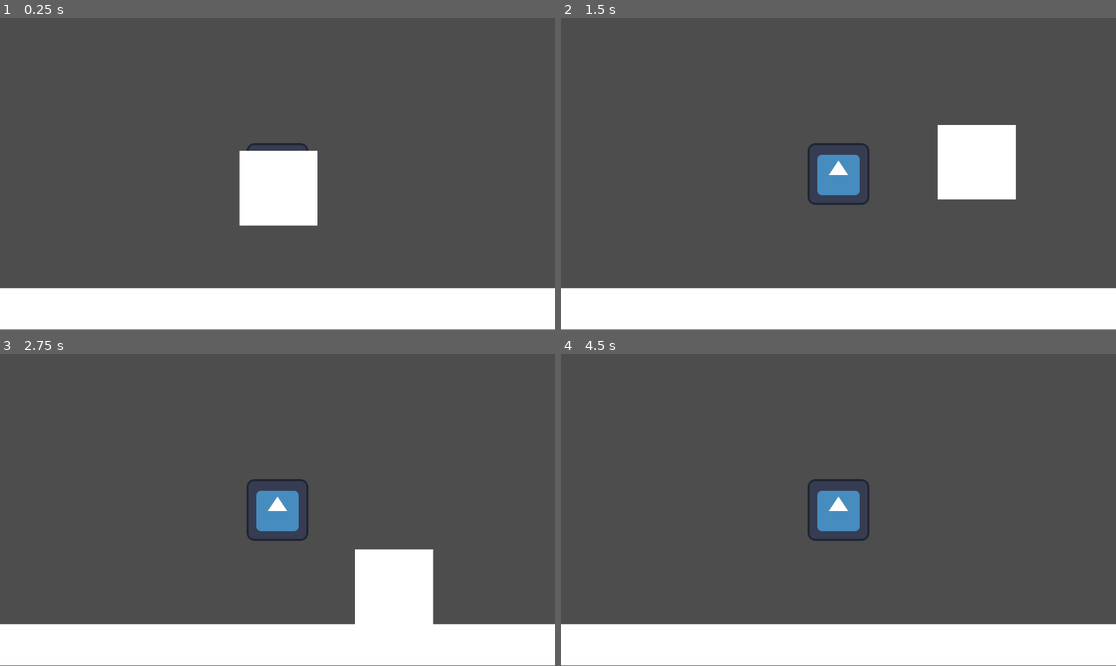
Above: before the commit, frames 1-4 (two rows, left to right).
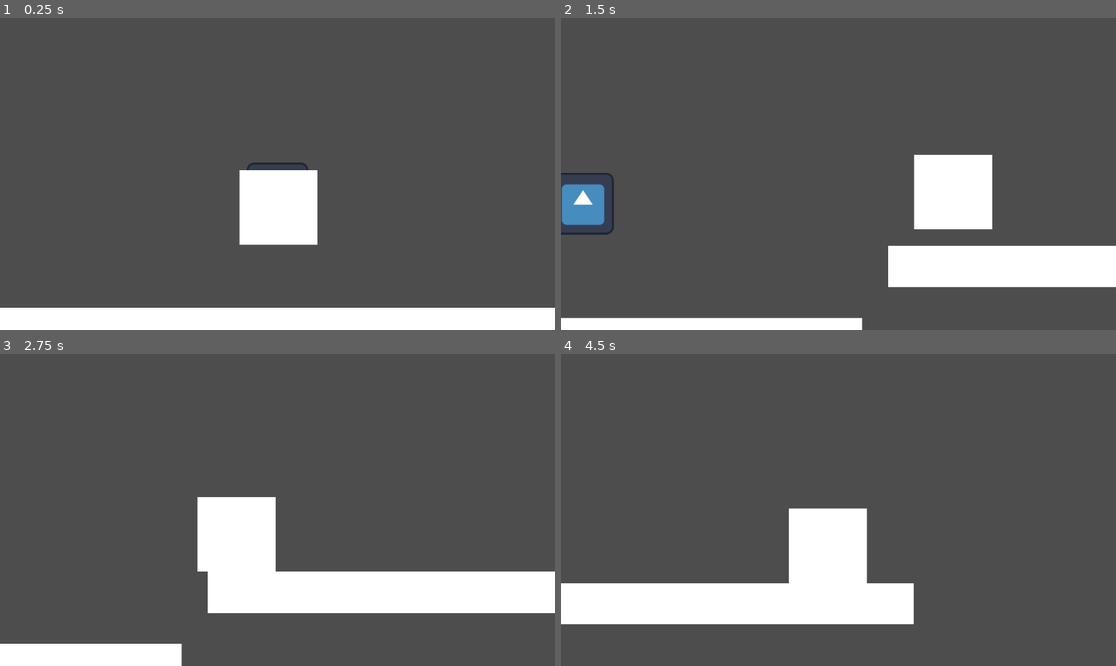
Above: after the commit, the same moments.

Repository: ComradeJustin/game
Game: Godot game, scene res://scenes/node_2d.tscn
Two runs of this game, one before a commit and one after it. Both use one fixed random seed, a clock stepped at 60 frames per second and the inputs below. The engine's default icon, where the game draws it, is replaced by a stand-in: a white triangle on a blue panel in a dark square.
Inputs:
- Up to frame 1 (0.25 s): no input
- Up to frame 2 (1.5 s): tap Enter (ui_accept) at 0.5 s; hold D (move_right) from 0.53 s (still down); tap Shift (Dash, bound only after the commit) at 0.6, 1.35 s; tap Space (jump) at 0.77 s
- Up to frame 3 (2.75 s): tap Space (jump) at 1.52 s; release D (move_right) at 2.03 s; hold A (move_left) from 2.03 s (still down); tap Shift (Dash, bound only after the commit) at 2.1 s
- Up to frame 4 (4.5 s): release A (move_left) at 2.78 s; hold D (move_right) 2.78-4.28 s; tap Shift (Dash, bound only after the commit) at 2.85, 3.6, 4.35 s; tap Space (jump) at 3.02, 3.77 s; hold A (move_left) from 4.28 s (still down)

The runs differ from the first frame. In frame 1, 8.6% of the frame differs, in the area x 0-100%, y 40-100%; in frame 2, 24%; in frame 3, 23%; in frame 4, 26%.

Commit message:
Dashing stuff
I made the dash keybind, it is currently shift but you can change it

Diff:
--- a/project.godot
+++ b/project.godot
@@ -42,6 +42,11 @@
 , Object(InputEventKey,"resource_local_to_scene":false,"resource_name":"","device":-1,"window_id":0,"alt_pressed":false …(186 unchanged characters)…
 ]
 }
+Dash={
+"deadzone": 0.5,
+"events": [Object(InputEventKey,"resource_local_to_scene":false,"resource_name":"","device":-1,"window_id":0,"alt_pressed":false,"shift_pressed":false,"ctrl_pressed":false,"meta_pressed":false,"pressed":false,"keycode":0,"physical_keycode":4194325,"key_label":0,"unicode":0,"location":0,"echo":false,"script":null)
+]
+}
 
 [rendering]
 
--- a/scenes/Systems/Entitydata.gd
+++ b/scenes/Systems/Entitydata.gd
@@ -8,6 +8,7 @@
 var current_dimension: bool
 var jump_strength: float
 var gravity: float
+var dash_vel: float
 func get_current_dimension() -> String:
 	if self.current_dimension == true:
 		return "%s is in Light dimension" % self.name
--- a/scenes/Systems/Player.gd
+++ b/scenes/Systems/Player.gd
@@ -4,7 +4,7 @@
 # Called when the node enters the scene tree for the first time.
 func _ready() -> void:
 	self.movement_spd = 300.0
-	# self.gravity = 9.81 * 1.0 * pow(1,2)
+	self.dash_vel = 100
 	pass # Replace with function body.
 
 
@@ -18,10 +18,12 @@
 
 		var input_dir := Input.get_axis("move_left", "move_right")
 		if input_dir:
-			self.velocity.x = input_dir * movement_spd
+			self.velocity.x = input_dir * movement_spd * delta * dash_vel
 		else:
 			velocity.x = move_toward(velocity.x, 0, movement_spd)
 
+		if Input.is_action_just_pressed("Dash") and !is_on_floor():
+			self.velocity.x = input_dir * movement_spd / delta
 
 		move_and_slide()
 
--- a/scenes/node_2d.tscn
+++ b/scenes/node_2d.tscn
@@ -28,9 +28,6 @@
 hit_from_inside = true
 collide_with_areas = true
 
-[node name="Camera2D" type="Camera2D" parent="."]
-position = Vector2(20, 0)
-
 [node name="StaticBody2D" type="StaticBody2D" parent="."]
 position = Vector2(0, 238)
 
@@ -56,3 +53,19 @@
 position = Vector2(2, 0.500004)
 scale = Vector2(162, 155)
 mesh = SubResource("BoxMesh_gm47q")
+
+[node name="Camera2D" type="Camera2D" parent="CharacterBody2D"]
+offset = Vector2(0, -50)
+position_smoothing_enabled = true
+
+[node name="StaticBody2D2" type="StaticBody2D" parent="."]
+position = Vector2(1210, 88)
+
+[node name="MeshInstance2D" type="MeshInstance2D" parent="StaticBody2D2"]
+position = Vector2(21, 42.25)
+scale = Vector2(1156, 85.5)
+mesh = SubResource("BoxMesh_4x127")
+
+[node name="CollisionShape2D" type="CollisionShape2D" parent="StaticBody2D2"]
+position = Vector2(21.5, 42)
+shape = SubResource("RectangleShape2D_ausyb")
